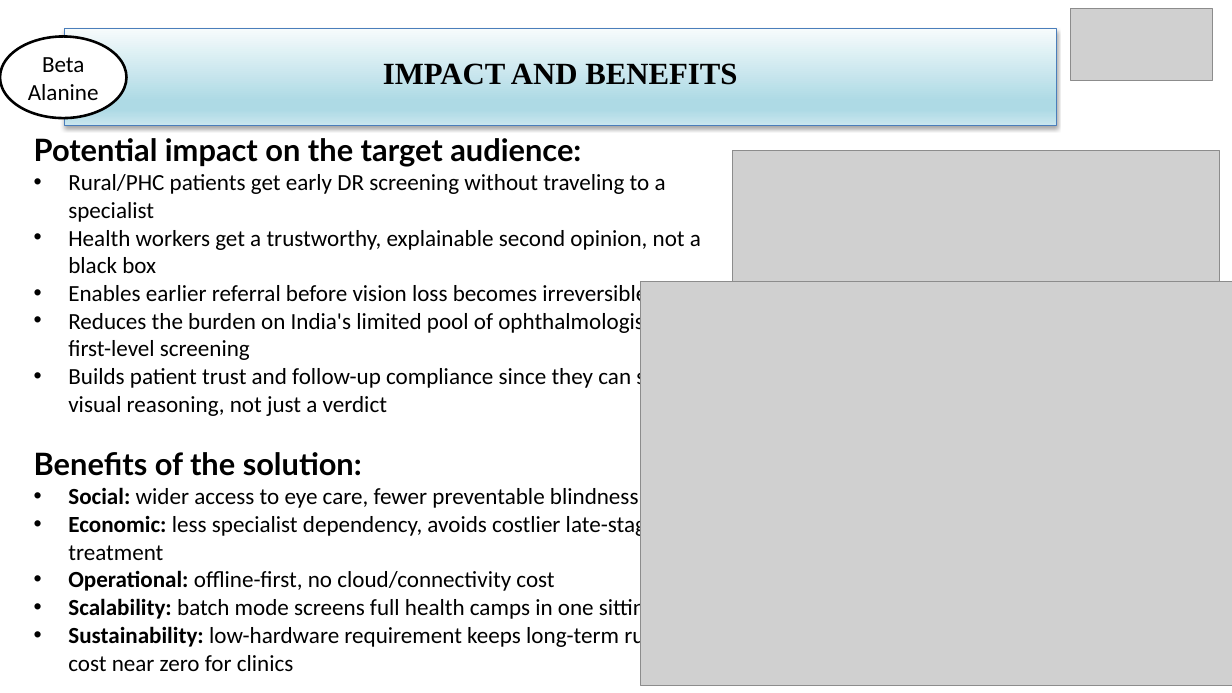
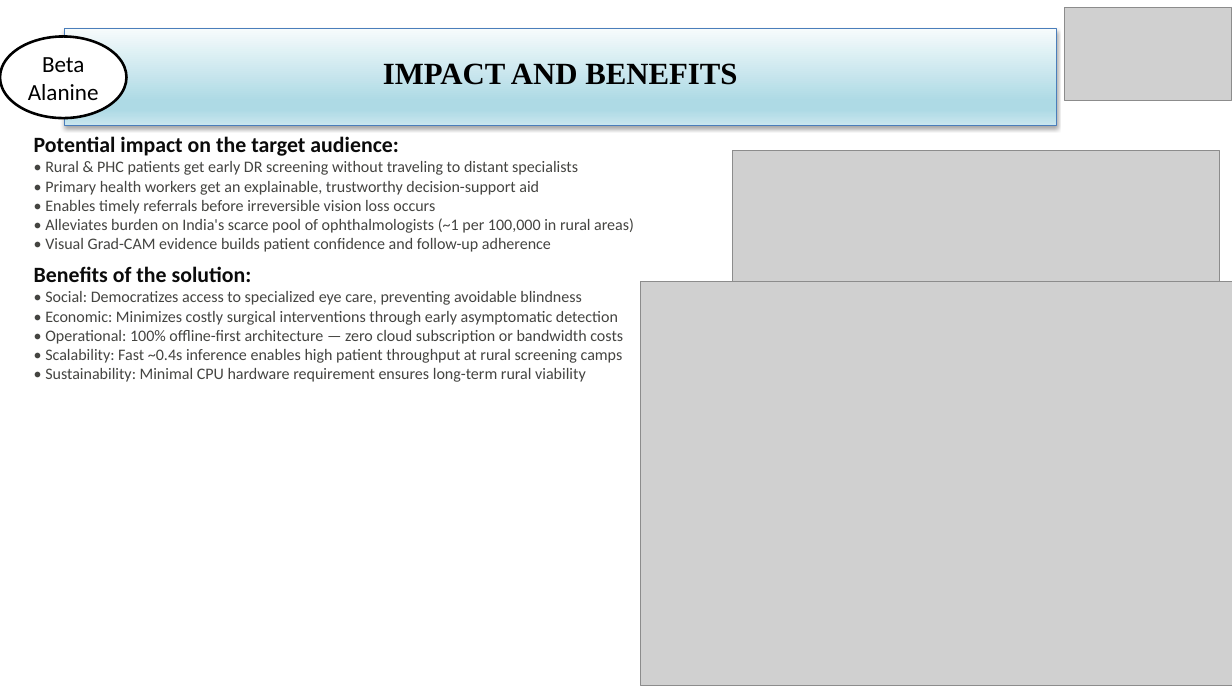
Before and after one commit to stoic-bruh/retinascan-ai, a slide deck: slide 5 of ppt/retinascan-ai-v1.pptx. Drawn at 1232x693 pixels with LibreOffice and Linux fonts; fonts in the diff are those of the drawing; grey boxes stand for pictures. Boxes give left, top, right and bottom in pixels: in the first picture for what was removed or moved away, otherwise in the second. Text is boxed around its words. In the diff, an @@ line names an element or a change of style, - is before the commit and + after.

```diff
--- a/ppt/retinascan-ai-v1.pptx
+++ b/ppt/retinascan-ai-v1.pptx
@@ picture: place and size @@
-picture at <box>1071,8,1213,80</box>
+picture at <box>1065,7,1232,101</box>
@@ text at <box>34,136,398,282</box>: size 24 to 17 pt, font Lato to Calibri, text colour #000000 to #0B0B0B in "Potential impact on the target audience:", "Benefits of the solution:" @@
@@ text at <box>45,161,634,252</box>: text changed; size 18 to 12.5 pt; text colour #000000 to #444441 @@
-• Rural/PHC patients get early DR screening without traveling to a specialist
-• Health workers get a trustworthy, explainable second opinion, not a black box
-• Enables earlier referral before vision loss becomes irreversible
-• Reduces the burden on India's limited pool of ophthalmologists for first-level screening
-• Builds patient trust and follow-up compliance since they can see the visual reasoning, not just a verdict
+• Rural & PHC patients get early DR screening without traveling to distant specialists
+• Primary health workers get an explainable, trustworthy decision-support aid
+• Enables timely referrals before irreversible vision loss occurs
+• Alleviates burden on India's scarce pool of ophthalmologists (~1 per 100,000 in rural areas)
+• Visual Grad-CAM evidence builds patient confidence and follow-up adherence
@@ text removed at <box>228,230,403,247</box> @@
-Technologies
@@ text at <box>45,291,623,382</box>: text changed; size 18 to 12.5 pt; text colour #000000 to #444441 @@
-• Social: wider access to eye care, fewer preventable blindness cases
-• Economic: less specialist dependency, avoids costlier late-stage treatment
-• Operational: offline-first, no cloud/connectivity cost
-• Scalability: batch mode screens full health camps in one sitting
-• Sustainability: low-hardware requirement keeps long-term running cost near zero for clinics
+• Social: Democratizes access to specialized eye care, preventing avoidable blindness
+• Economic: Minimizes costly surgical interventions through early asymptomatic detection
+• Operational: 100% offline-first architecture — zero cloud subscription or bandwidth costs
+• Scalability: Fast ~0.4s inference enables high patient throughput at rural screening camps
+• Sustainability: Minimal CPU hardware requirement ensures long-term rural viability
```
Also in this commit, not shown: 5 other slides changed, 11 other files.
